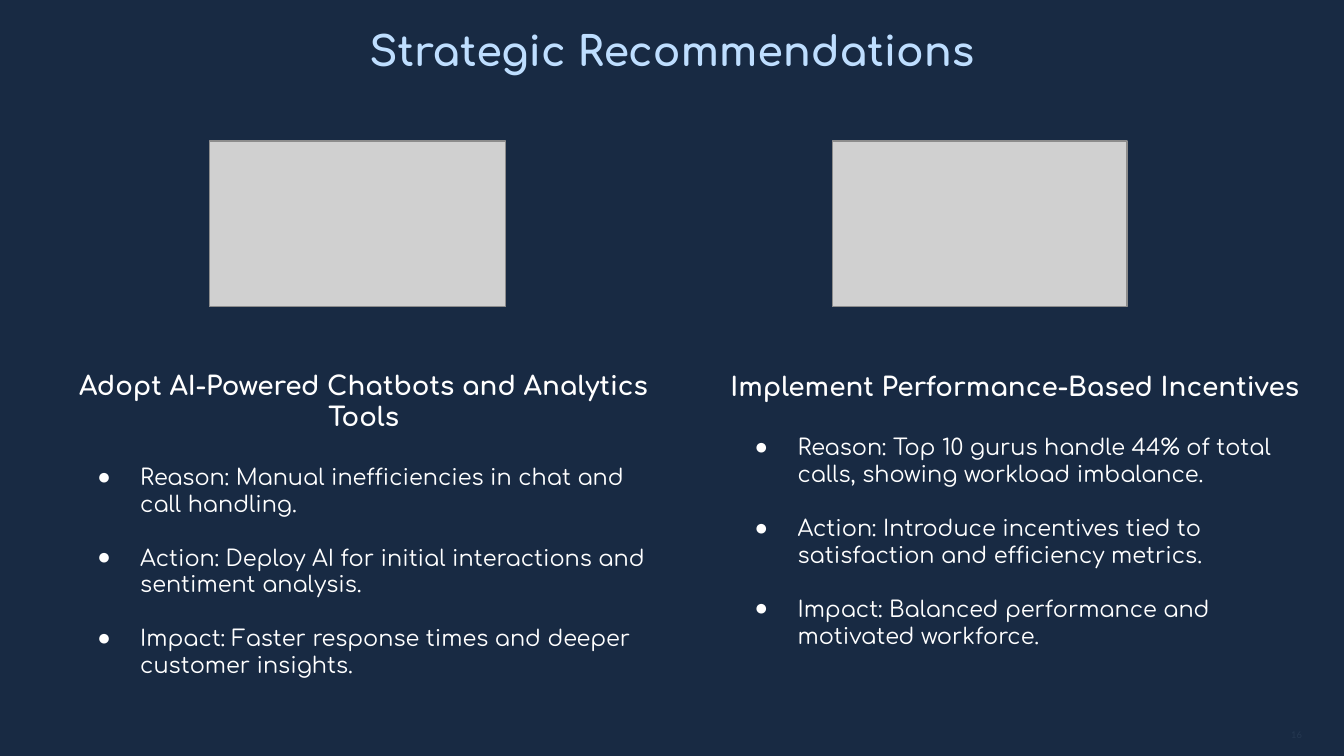
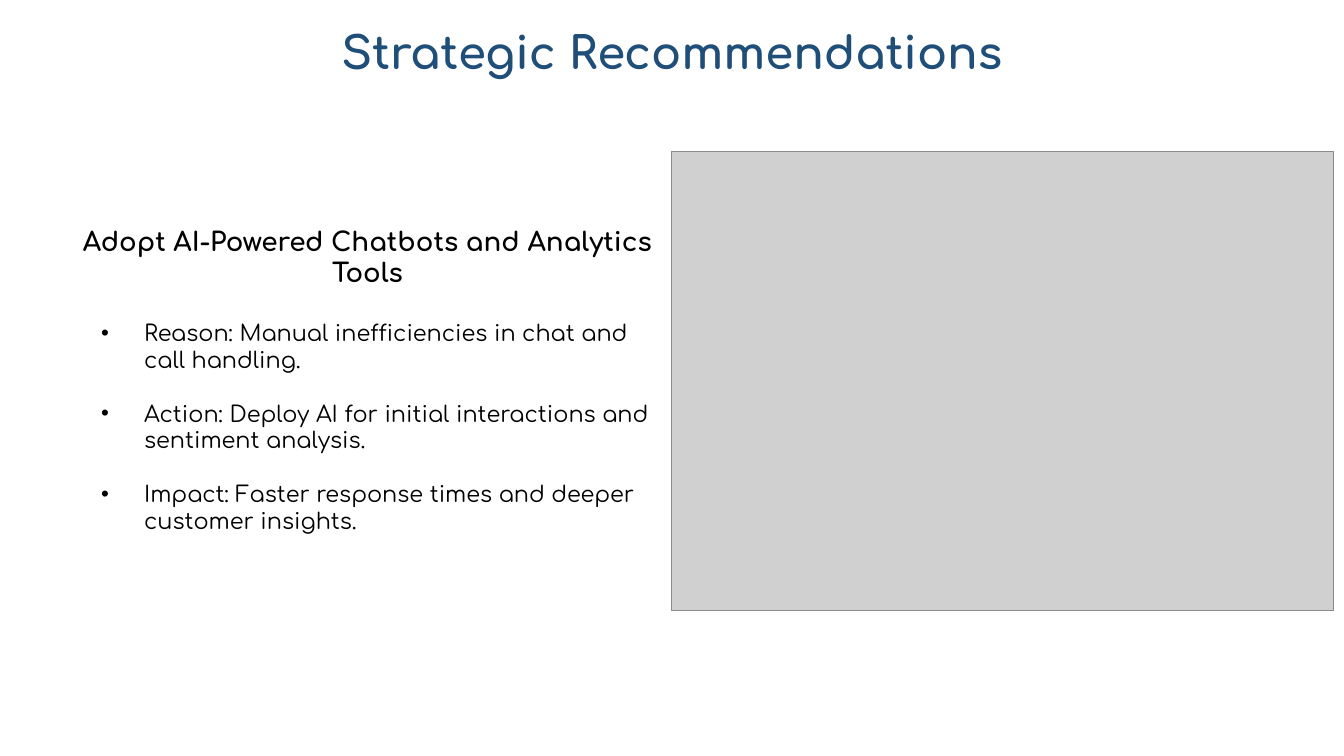
Before and after one commit to vikas9074122983/AstroSage_analysis_excel_dashboard_project, a slide deck: slide 18 of Atrosage_analysis_Vikas.pptx (slide 16 before the commit). Drawn at 1344x756 pixels with LibreOffice and Linux fonts; fonts in the diff are those of the drawing; grey boxes stand for pictures. Boxes give left, top, right and bottom in pixels: in the first picture for what was removed or moved away, otherwise in the second. Text is boxed around its words. In the diff, an @@ line names an element or a change of style, - is before the commit and + after.

```diff
--- a/Atrosage_analysis_Vikas.pptx
+++ b/Atrosage_analysis_Vikas.pptx
@@ background #182A43 to #FFFFFF @@
@@ text "Strategic Recommendations" at box(341, 33, 1002, 79): size 22 to 24 pt, text colour #BEDEFF to #1F4E79 @@
@@ picture removed at box(210, 141, 505, 306) @@
@@ picture removed at box(832, 141, 1126, 306) @@
@@ picture added at box(672, 152, 1335, 610) @@
@@ text "Adopt AI-Powered Chatbots and Analytics ...": place and size @@
-text "Adopt AI-Powered Chatbots and Analytics ..." at box(79, 374, 648, 678)
+text "Adopt AI-Powered Chatbots and Analytics ..." at box(83, 230, 652, 534)
@@ text "Adopt AI-Powered Chatbots and Analytics ..." at box(83, 230, 652, 534): text colour #FFFFFF to #000000; bullet ● to • @@
@@ text removed at box(730, 375, 1299, 645) @@
-Implement Performance-Based Incentives
-● Reason: Top 10 gurus handle 44% of total calls, showing workload imbalance.
-● Action: Introduce incentives tied to satisfaction and efficiency metrics.
-● Impact: Balanced performance and motivated workforce.
```
Also in this commit, not shown: 18 other slides changed, 8 slides added, 4 slides removed, 2 other files.
